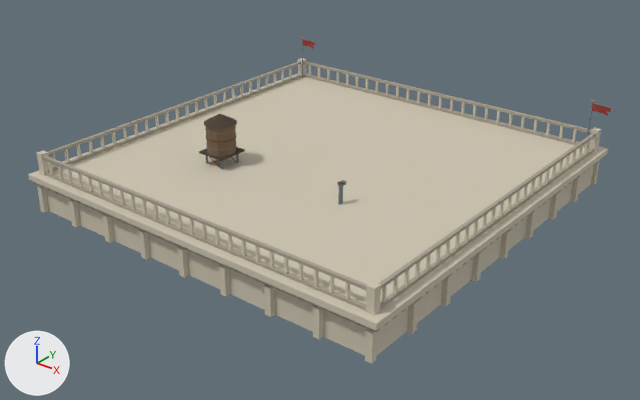
An edit to the glTF model assets/models/buildings/tw_stone_32_crown.glb, drawn before and after from the same camera.
Rendered twice from a 50 mm camera at (40.9, -52.1, 31.7) aimed at (0.6, -1.7, 0.5). Lighting does not change. The marker at lower left points along +X, +Y and +Z. The picture after the commit comes second. Vertices at exactly the same position are counted once.

Names of what the first picture shows: 'tw_stone_32_crown'.
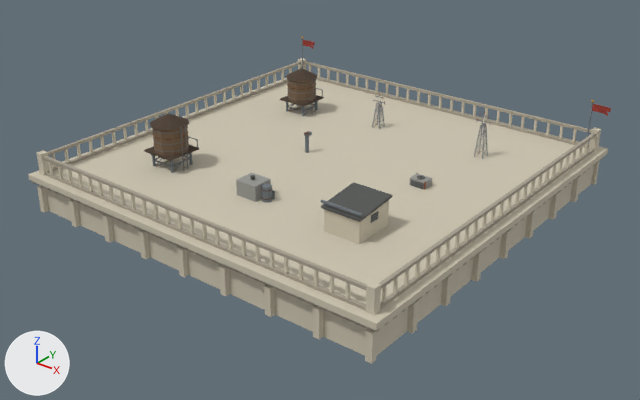
Edits to the bpy script that builds the scene:
```text
Change me_tw_stone_32_crown:
    used by ob_tw_stone_32_crown; location = (0.0, 0.0, 0.0)
    remove me_tw_stone_32_crown.from_pydata(...)  # 2757 vertices, 4182 faces; spans x -16.7..16.9, y -16.7..16.7, z 0.0..7.5
    add me_tw_stone_32_crown.from_pydata(...)  # 4538 vertices, 6952 faces; spans x -16.7..16.9, y -16.7..16.7, z 0.0..7.8
    me_tw_stone_32_crown part 1: the loose piece of 8 vertices spanning x -7.3..-7.2, y -6.5..-6.4, z 2.9..4.2 is moved by (-3.0, -3.0, 0.2)
    me_tw_stone_32_crown part 2: the loose piece of 8 vertices spanning x -5.6..-5.5, y -6.5..-6.4, z 2.9..4.2 is moved by (-2.6, -3.0, 0.2)
    me_tw_stone_32_crown part 3: a new loose piece, a box spanning x -10.75..-7.65, y -9.95..-6.85, z 4.49..4.59, in mat_palette (picture img_palette)
    me_tw_stone_32_crown part 4: a new loose piece, a 10-sided cylinder along z spanning x -10.6..-7.8, y -9.7..-7.1, z 4.6..6.8, in mat_palette (picture img_palette)
    me_tw_stone_32_crown part 5: a new loose piece, a 10-sided cut cone along z (radius 1.58 at the low end, 0.06 at the high end) spanning x -10.78..-7.62, y -9.9..-6.9, z 6.79..7.57, in mat_palette (picture img_palette)
    me_tw_stone_32_crown part 6: a new loose piece, a box spanning x -7.725..-7.675, y -8.645..-8.595, z 2.95..6.89, in mat_palette (picture img_palette)
    me_tw_stone_32_crown part 7: the loose piece of 8 vertices spanning x -5.6..-5.5, y -4.8..-4.7, z 2.9..4.2 is moved by (-4.6, 11.6, 0.1)
    me_tw_stone_32_crown part 8: 22 loose pieces with 253 vertices, spanning x -7.8..5.9, y -6.9..-4.2, z 3.0..7.4, are deleted
    me_tw_stone_32_crown part 9: 820 vertices added at x -10.7..-0.6, y 0.1..9.3, z 2.9..7.4
    me_tw_stone_32_crown part 10: 430 vertices added at x -10.6..10.5, y -9.9..-6.0, z 3.0..6.2
    me_tw_stone_32_crown part 11: 385 vertices added at x 8.6..9.8, y 8.1..9.1, z 3.0..7.2
    me_tw_stone_32_crown part 12: 140 vertices added at x 7.7..9.1, y 0.3..1.3, z 2.9..3.9
    other edits to the shape of me_tw_stone_32_crown do not show in these pictures
```

Pixel boxes (x1, y1, x2, y2) of what changed, in the pictures (640 x 400 px; the box of a moved part takes in the faces that stretch with it):
part 1 of me_tw_stone_32_crown, moved or reshaped (mostly hidden)
    before: (205, 155, 208, 164)
    after: (152, 155, 156, 166)
part 2 of me_tw_stone_32_crown, moved or reshaped
    before: (221, 161, 224, 169)
    after: (170, 160, 174, 173)
part 3 of me_tw_stone_32_crown, added
    after: (144, 145, 199, 161)
part 4 of me_tw_stone_32_crown, added (brown)
    after: (152, 126, 189, 156)
part 5 of me_tw_stone_32_crown, added (brown)
    after: (150, 114, 189, 130)
part 6 of me_tw_stone_32_crown, added
    after: (180, 127, 184, 171)
part 7 of me_tw_stone_32_crown, moved or reshaped
    before: (236, 154, 239, 163)
    after: (286, 103, 289, 112)
part 8 of me_tw_stone_32_crown, deleted
    before: (199, 114, 346, 205)
part 9 of me_tw_stone_32_crown, added (brown)
    after: (280, 67, 385, 153)
part 10 of me_tw_stone_32_crown, added
    after: (152, 132, 392, 244)
part 11 of me_tw_stone_32_crown, added
    after: (474, 111, 491, 159)
part 12 of me_tw_stone_32_crown, added
    after: (409, 173, 432, 190)
